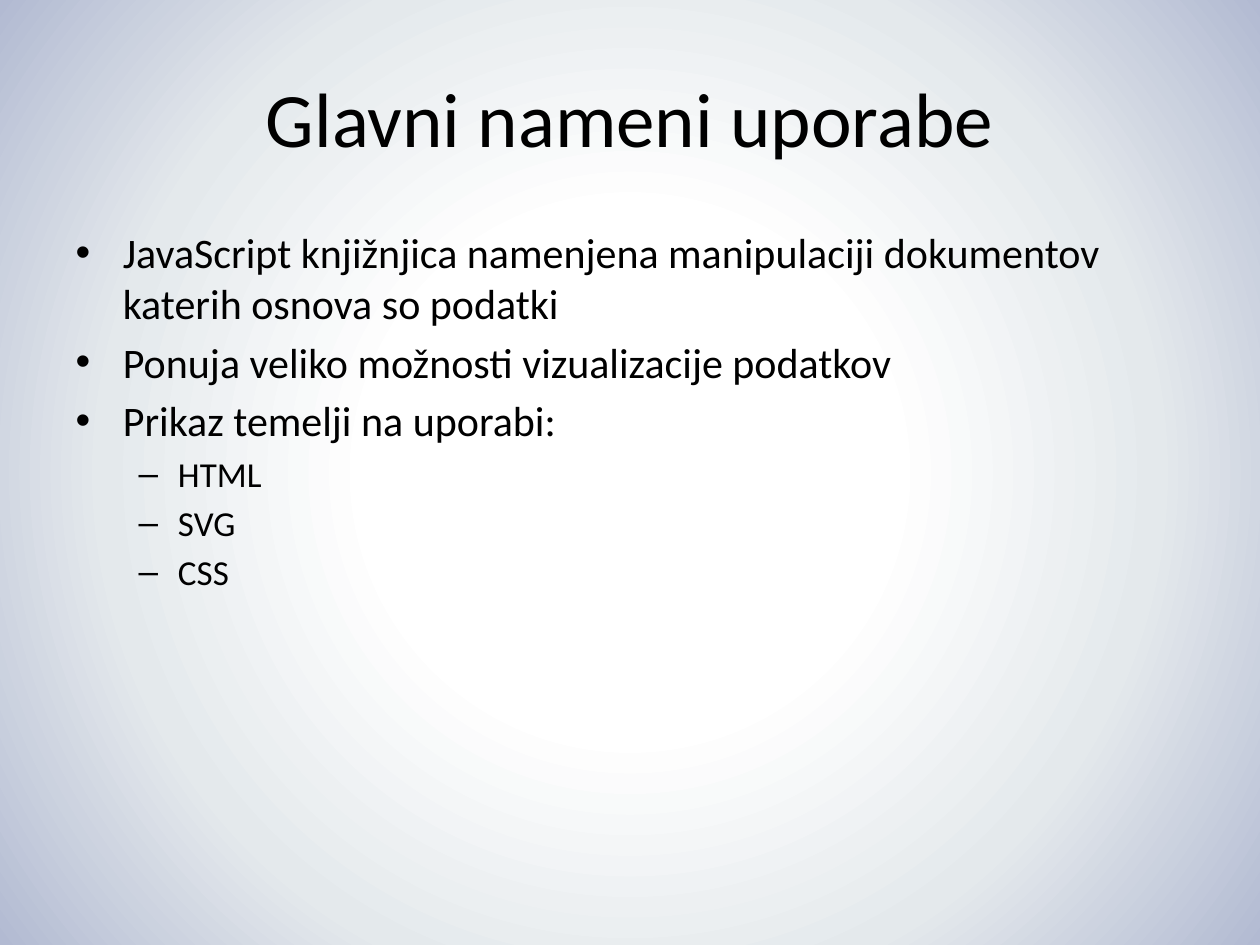
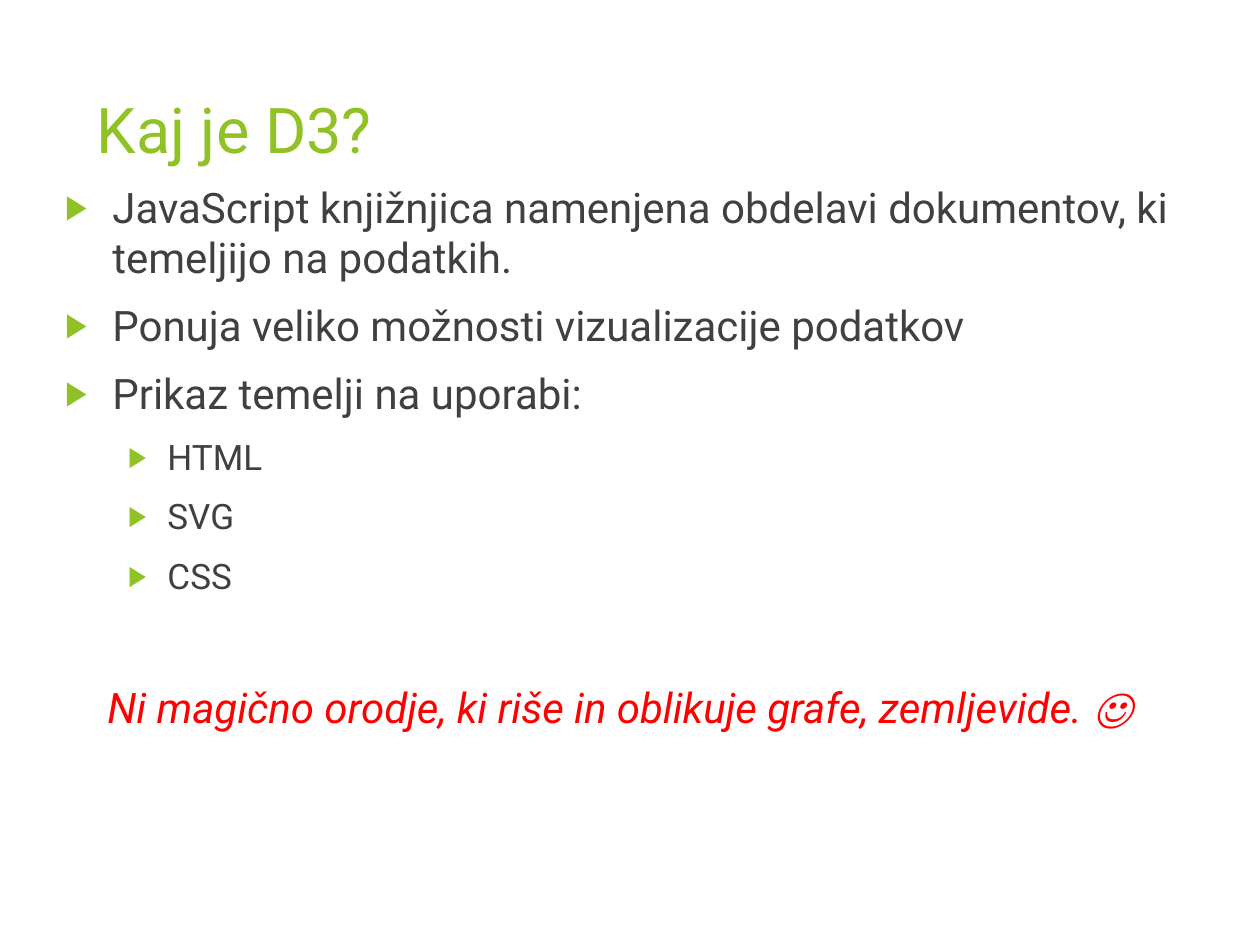
Before and after one commit to jasna19/GremoVun, a slide deck: slide 2 of D3/D3 Presentation/D3_Rajšp_Golež.pptx (slide 4 before the commit). Drawn at 1260x945 pixels with LibreOffice and Linux fonts; fonts in the diff are those of the drawing. Boxes give left, top, right and bottom in pixels: in the first picture for what was removed or moved away, otherwise in the second. Text is boxed around its words. In the diff, an @@ line names an element or a change of style, - is before the commit and + after.

```diff
--- a/D3/D3 Presentation/D3_Rajšp_Golež.pptx
+++ b/D3/D3 Presentation/D3_Rajšp_Golež.pptx
@@ background gradient #FFFFFF to #E4E9EC to #B2BAD2 to #FFFFFF @@
@@ title "Kaj je D3?" at <box>97,107,371,167</box>: vertical alignment middle to top @@
@@ title at <box>97,107,371,167</box>: text changed; size 44 to 36 pt; font Calibri to Roboto; text colour #000000 to #90C226 @@
-Glavni nameni uporabe
+Kaj je D3?
@@ text "JavaScript knjižnjica namenjena obdelavi dokumentov, ...": place and size @@
-text "JavaScript knjižnjica namenjena obdelavi dokumentov, ..." at <box>123,238,1099,586</box>
+text "JavaScript knjižnjica namenjena obdelavi dokumentov, ..." at <box>107,191,1167,732</box>
@@ text at <box>112,191,1167,282</box>: text changed; font Calibri to Roboto; text colour #000000 to #404040 @@
-• JavaScript knjižnjica namenjena manipulaciji dokumentov katerih osnova so podatki
+▶ JavaScript knjižnjica namenjena obdelavi dokumentov, ki temeljijo na podatkih.
@@ text at <box>112,309,964,590</box>: font Calibri to Roboto, text colour #000000 to #404040 in "Ponuja veliko možnosti vizualizacije podatkov", "Prikaz temelji na uporabi:", "HTML", "SVG" and 1 more places; bullet • to ▶; more space between paragraphs; bullet – to ▶ @@
@@ text at <box>107,691,1082,732</box>: paragraph added @@
+Ni magično orodje, ki riše in oblikuje grafe, zemljevide. ☺
```
Also in this commit, not shown: 6 other slides changed, 9 slides added, 5 slides removed.
